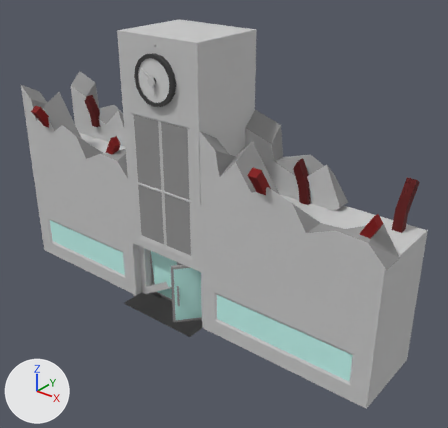
One commit to the FBX model Assets/Resources/101_DevelopPJHScene/8_Models/out/school/school@out_open.FBX: the scene before it, then after it.
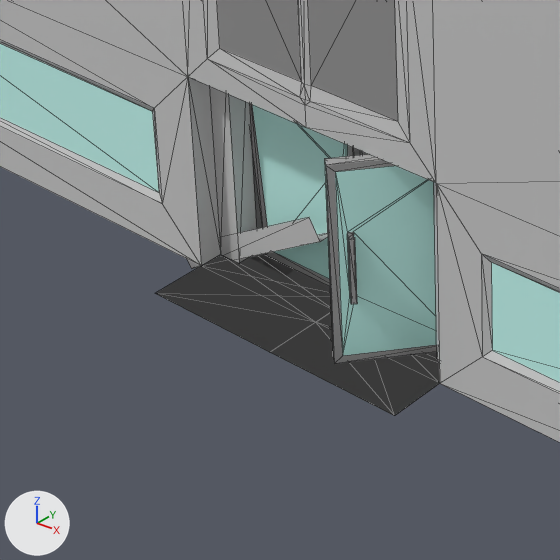
Each version appears first whole from a camera (50 mm lens) standing at (2.52, -2.74, 1.54) and looking at (0.27, 0.08, -0.21), and next in a close-up on the part from 18% to 53% of the width and 52% to 88% of the height. Every picture has the same lights, and +X, +Y and +Z are marked at lower left. Both versions are drawn at frame 6 of the action 'Take 001'; the numbers are the values there. The close-ups show mesh edges as thin lines. Vertices at the same position are counted once.

The scene before the commit, as lines of its bpy script (objects in view):
```python
me_mesh = bpy.data.meshes.new('Mesh')
me_mesh.from_pydata(...)  # 40 vertices, 76 faces; spans x -9.7..0.3, y -1.8..0.1, z -8.4..8.4
# faces by material slot: [10, 66]
me_mesh.materials.append(mat_02___default)  # cyan #cafff8
me_mesh.materials.append(mat_03___default)  # grey #a5a5a5
me_mesh_001 = bpy.data.meshes.new('Mesh.001')
me_mesh_001.from_pydata(...)  # 579 vertices, 1030 faces; spans x -54.1..59.4, y -13.0..14.7, z -39.0..36.2
me_mesh_001.materials.append(mat_01___default)  # light grey #cacaca
me_mesh_001.materials.append(mat_02___default)  # cyan #cafff8
me_mesh_001.materials.append(mat_08___default)  # red #800000
me_mesh_001.materials.append(mat_14___default)  # dark red #580000
me_mesh_001.materials.append(mat_09___default)  # black #3d3d3d
me_mesh_001.materials.append(mat_04___default)  # light grey #cacaca
me_mesh_001.materials.append(mat_05___default)  # light grey #d8d8d8
me_mesh_001.materials.append(mat_07___default)  # grey #949494
me_mesh_001.materials.append(mat_03___default)  # grey #a5a5a5
ob_box001 = bpy.data.objects.new('Box001', me_mesh_001)
ob_box001.location = (0.0, 0.0, 0.0)
ob_box001.scale = (0.0254, 0.0254, 0.0254)
ob_object003 = bpy.data.objects.new('Object003', me_mesh)
ob_object003.location = (0.262, -0.079, -0.708)
ob_object003.rotation_euler = (0.0, 0.0, 0.873)  # degrees (0, 0, 50)
ob_object003.scale = (0.0254, 0.0254, 0.0254)
```
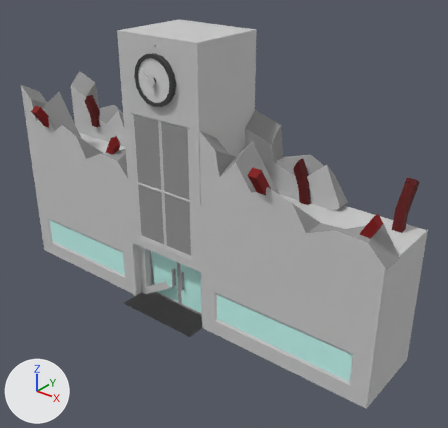
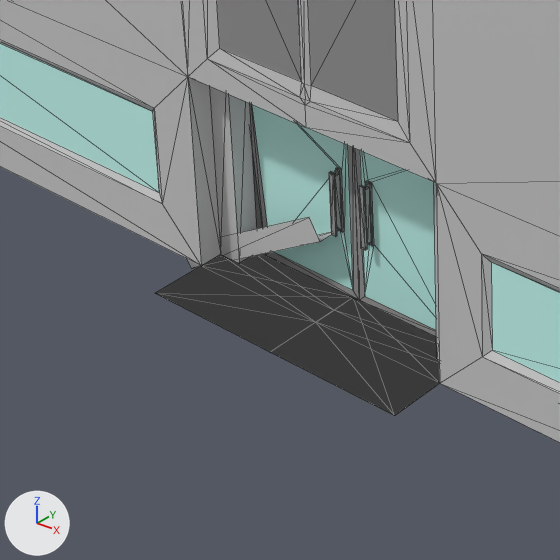
The edits, one by one:
me_mesh_001 is used by ob_box001; location (0.0, 0.0, 0.0); scale (0.0254, 0.0254, 0.0254).
me_mesh_001 had 579 vertices, 1030 faces and spanned x -54.1..59.4, y -13.0..14.7, z -39.0..36.2.
me_mesh_001 now has 576 vertices, 1011 faces and spans x -54.1..59.4, y -13.0..14.7, z -39.0..36.2.
Part 1, on me_mesh_001:
3 vertices are removed from x -12.2..12.2, y 13.0, z -19.5.
21 faces are deleted.
2 new faces join them, mat_01___default (light grey #cacaca).
Object 'Object003' (ob_object003) turns from (0, 0, 50) to (0, 0, 0) degrees about x, y and z.

What differs and where, as boxes [x1, y1, x2, y2] in the close-ups (560 x 560 px):
'Object003', turned: before [324, 154, 437, 364]; after [354, 148, 437, 337]
part 1 of me_mesh_001, cut back: [106, 0, 188, 77] in both
